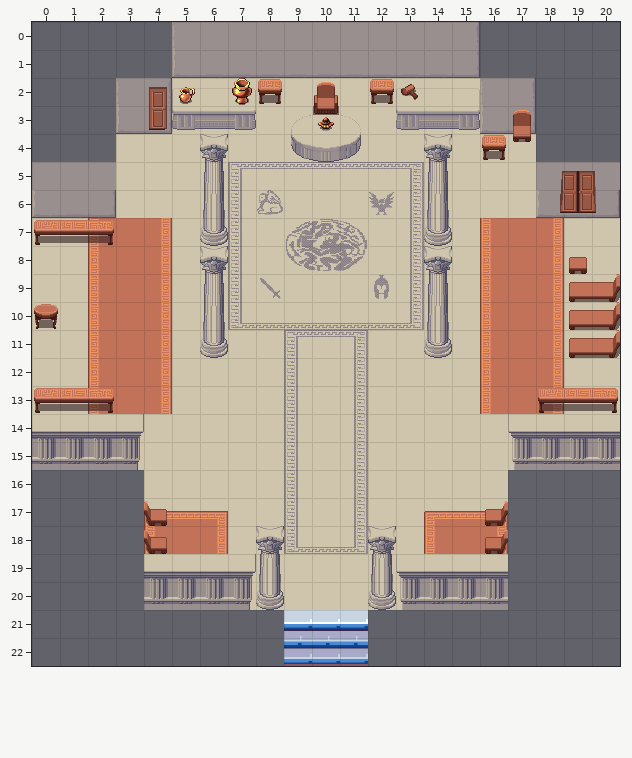
Level history. Tiled map (JSON): wwwroot/Maps/mapasJson/TemploGrecia.tmj. Above is the file before it was changed.
Cells are 32x32 px. Shown: x 0..20, y 0..22.
New version:
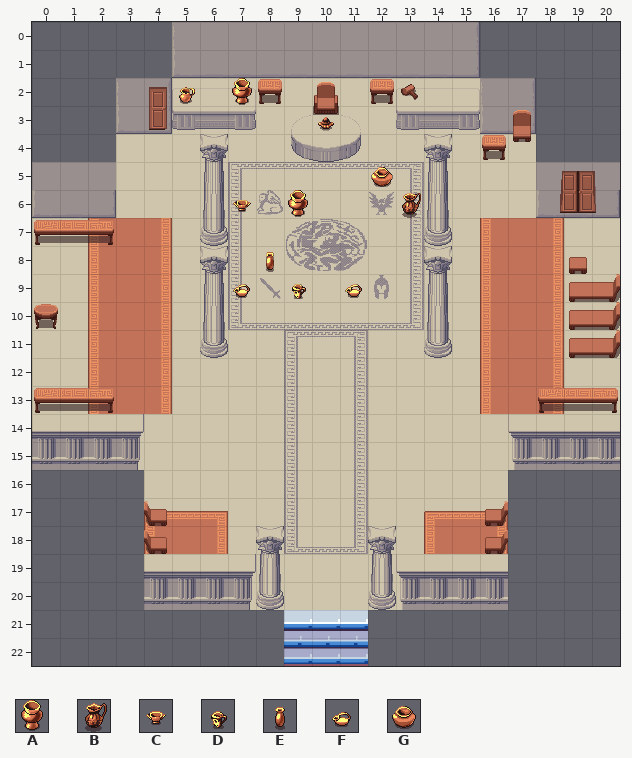
Key: from "LPC_Ancient_Greece_Architectur": A 365, B 368, C 372, D 373, E 374, F 375, G 386.
_ is an empty cell.
Edits made:
Changed rows in their new state; . is an unchanged cell.
Layer "Decoraciones":
first column x 7:
 5 .....G.
 6 C.A...B
 8 .E.....
 9 F.D.F..
